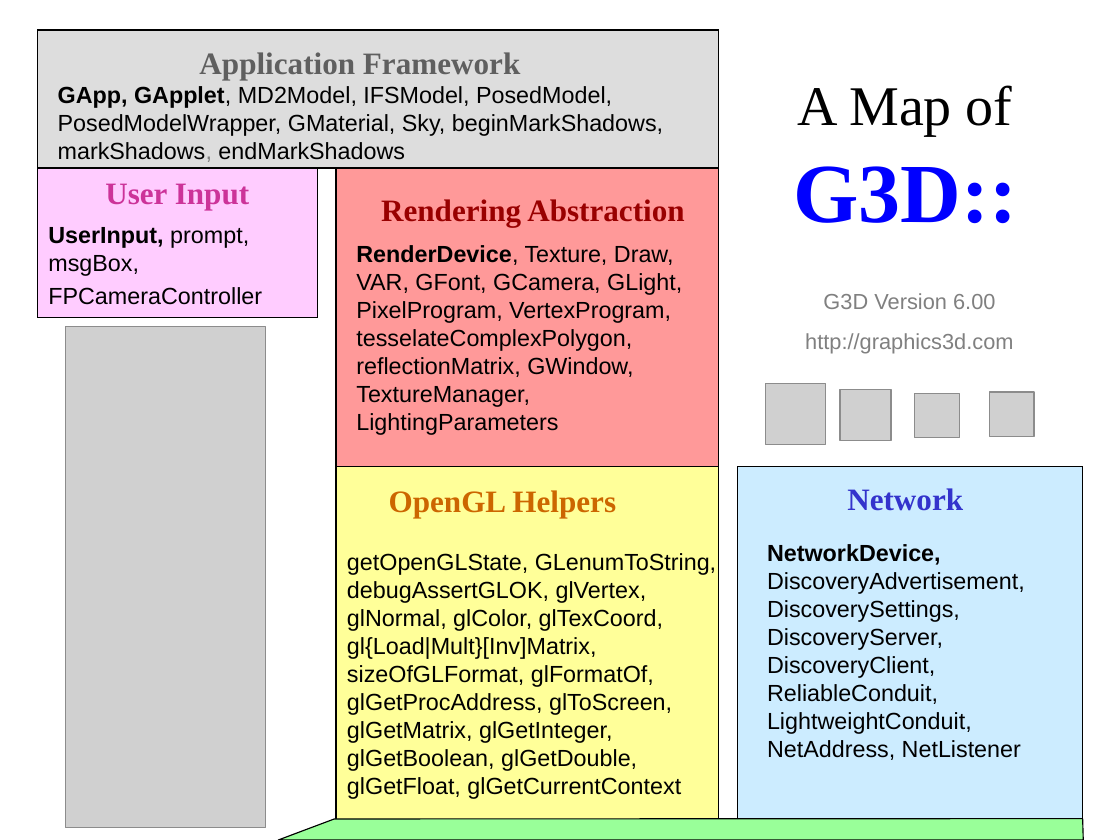
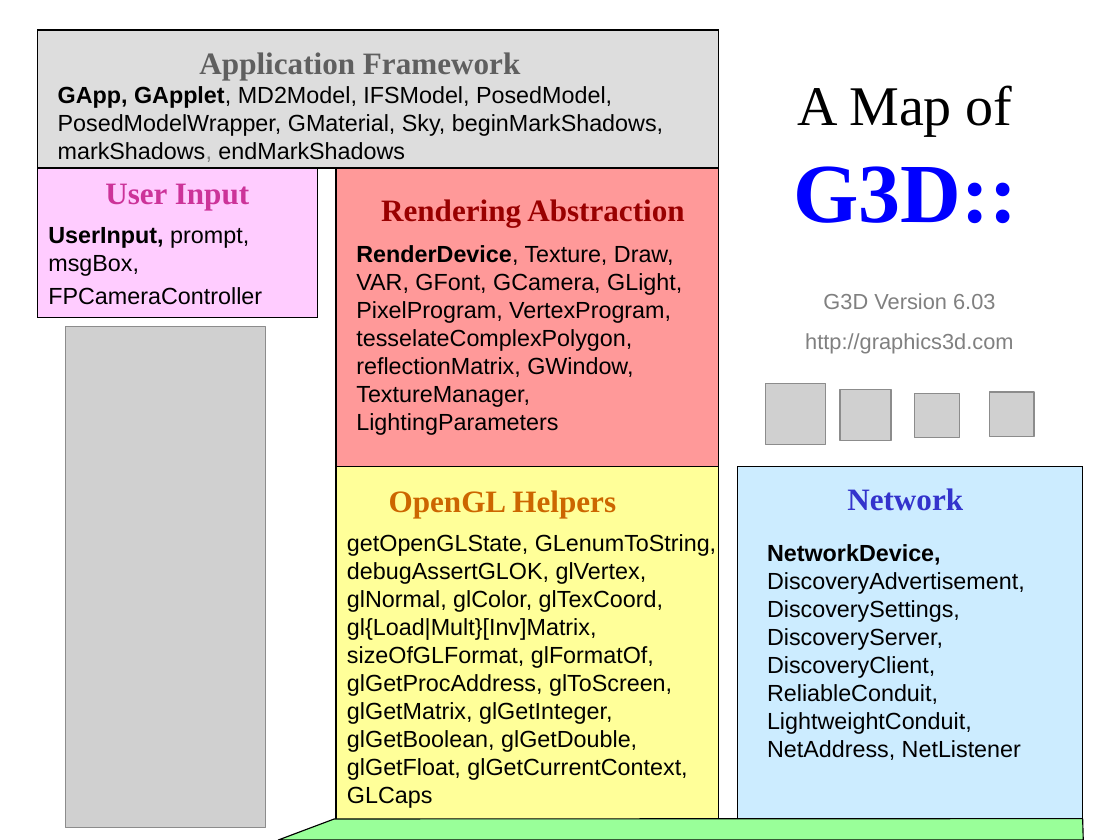
Before and after one commit to luaman/g3d-cpp, a slide deck: slide 1 of source/html/G3D-Map.ppt. Drawn at 1120x840 pixels with LibreOffice and Linux fonts; fonts in the diff are those of the drawing; grey boxes stand for pictures. Boxes give left, top, right and bottom in pixels: in the first picture for what was removed or moved away, otherwise in the second. Text is boxed around its words. In the diff, an @@ line names an element or a change of style, - is before the commit and + after.

Commit message:
Renamed AABSPTree, Added GLCaps

```diff
--- a/source/html/G3D-Map.ppt
+++ b/source/html/G3D-Map.ppt
@@ text at bbox=[823, 293, 995, 309]: text changed @@
-G3D Version 6.00
+G3D Version 6.03
@@ text at bbox=[347, 534, 716, 808]: text changed @@
-getOpenGLState, GLenumToString, debugAssertGLOK, glVertex, glNormal, glColor, glTexCoord, gl{Load|Mult}[Inv]Matrix, sizeOfGLFormat, glFormatOf, glGetProcAddress, glToScreen, glGetMatrix, glGetInteger, glGetBoolean, glGetDouble, glGetFloat, glGetCurrentContext
+getOpenGLState, GLenumToString, debugAssertGLOK, glVertex, glNormal, glColor, glTexCoord, gl{Load|Mult}[Inv]Matrix, sizeOfGLFormat, glFormatOf, glGetProcAddress, glToScreen, glGetMatrix, glGetInteger, glGetBoolean, glGetDouble, glGetFloat, glGetCurrentContext, GLCaps
```
Also in this commit, not shown: 1 other slide changed.
